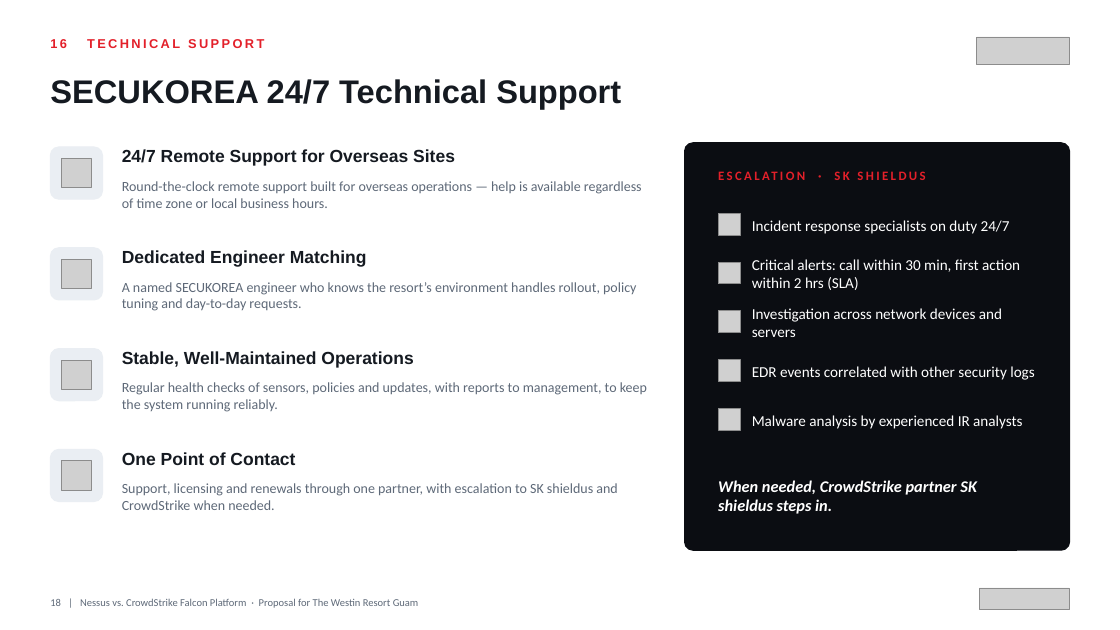
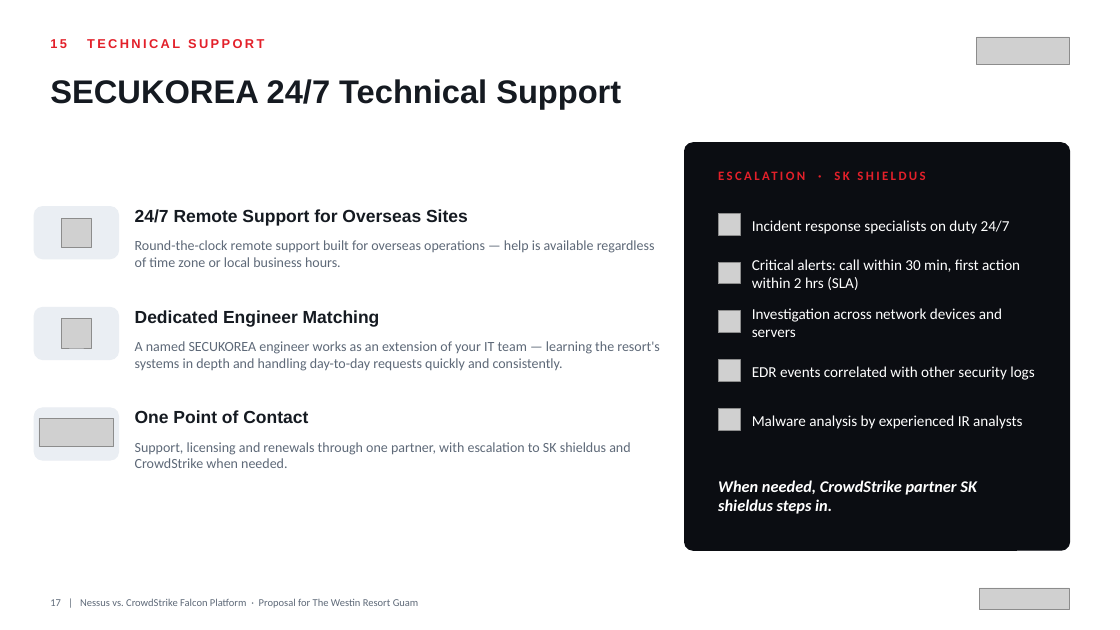
Before and after one commit to BigLee-Creator/Recommendations, a slide deck: slide 17 of ENG._Nessus_vs_CrowdStrike_Falcon_Proposal_for_Westin_Resort_Guam_SECUKOREA.pptx (slide 18 before the commit). Drawn at 1120x630 pixels with LibreOffice and Linux fonts; fonts in the diff are those of the drawing; grey boxes stand for pictures. Boxes give left, top, right and bottom in pixels: in the first picture for what was removed or moved away, otherwise in the second. Text is boxed around its words. In the diff, an @@ line names an element or a change of style, - is before the commit and + after.

```diff
--- a/ENG._Nessus_vs_CrowdStrike_Falcon_Proposal_for_Westin_Resort_Guam_SECUKOREA.pptx
+++ b/ENG._Nessus_vs_CrowdStrike_Falcon_Proposal_for_Westin_Resort_Guam_SECUKOREA.pptx
@@ rounded rectangle: place and size @@
-rounded rectangle at box(50, 147, 103, 199)
+rounded rectangle at box(34, 207, 118, 259)
@@ picture: place and size @@
-picture at box(62, 159, 92, 188)
+picture at box(62, 218, 92, 248)
@@ rounded rectangle: place and size @@
-rounded rectangle at box(50, 248, 103, 300)
+rounded rectangle at box(34, 308, 118, 360)
@@ picture: place and size @@
-picture at box(62, 260, 92, 289)
+picture at box(62, 319, 92, 349)
@@ 3 texts: place and size @@
-3 texts at box(122, 149, 642, 267)
+3 texts at box(135, 209, 655, 327)
@@ rounded rectangle removed at box(50, 349, 103, 401) @@
@@ text removed at box(122, 351, 413, 368) @@
-Stable, Well-Maintained Operations
@@ text at box(135, 341, 660, 371): text changed @@
-A named SECUKOREA engineer who knows the resort’s environment handles rollout, policy tuning and day-to-day requests.
+A named SECUKOREA engineer works as an extension of your IT team — learning the resort's systems in depth and handling day-to-day requests quickly and consistently.
@@ picture removed at box(62, 360, 92, 390) @@
@@ text removed at box(122, 382, 647, 412) @@
-Regular health checks of sensors, policies and updates, with reports to management, to keep the system running reliably.
@@ rounded rectangle: place and size @@
-rounded rectangle at box(50, 450, 103, 502)
+rounded rectangle at box(34, 408, 118, 460)
@@ picture added at box(39, 418, 113, 447) @@
@@ text "One Point of Contact": place and size @@
-text "One Point of Contact" at box(122, 452, 295, 465)
+text "One Point of Contact" at box(135, 410, 308, 423)
@@ text "Support, licensing and renewals through ...": place and size @@
-text "Support, licensing and renewals through ..." at box(122, 483, 617, 510)
+text "Support, licensing and renewals through ..." at box(135, 442, 630, 468)
@@ picture removed at box(62, 461, 92, 491) @@
@@ text at box(50, 598, 419, 608): text changed @@
-18 | Nessus vs. CrowdStrike Falcon Platform · Proposal for The Westin Resort Guam
+17 | Nessus vs. CrowdStrike Falcon Platform · Proposal for The Westin Resort Guam
```
Also in this commit, not shown: 12 other slides changed, 1 slide removed.
